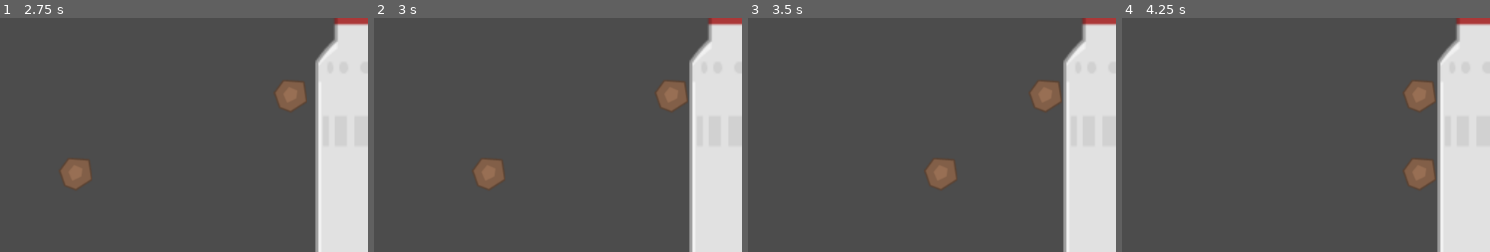
Above: before the commit, frames 1-4 (left to right).
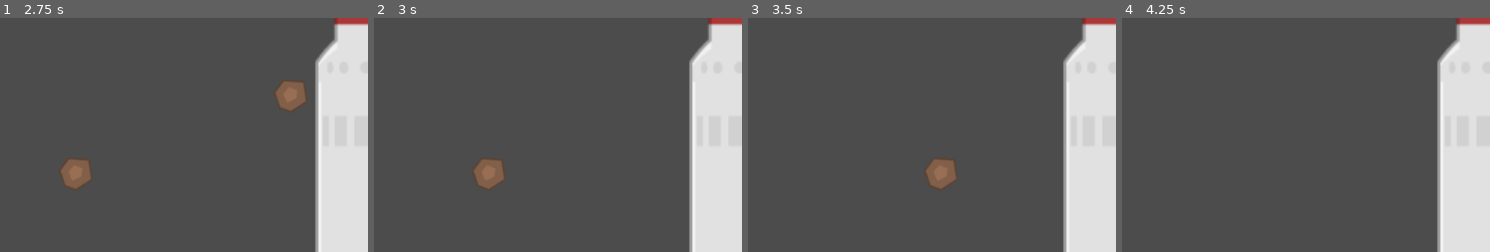
Above: after the commit, the same moments.

Repository: DrgnInventor/celestiarc
Game: Godot game, scene res://scenes/Main.tscn
The game is run twice, just before and just after one commit, with the same random seed, the same clock (stepped at 60 frames per second) and the same inputs.
Inputs:
- Up to frame 1 (2.75 s): no input
- Up to frame 2 (3 s): no input
- Up to frame 3 (3.5 s): no input
- Up to frame 4 (4.25 s): no input
The pictures show only the part of the screen within x 50-100%, y 0-50%; the shares and areas given below are measured in that part.

Frame 1 is identical in both runs. In frame 2, 0.8% of the frame differs, in the area x 76-86%, y 26-40%; in frame 3, 0.8%; in frame 4, 1.6%, in the area x 76-86%, y 26-74%.

Commit message:
Add and connect to meteorite hit signal
Also includes meteorite destruction, otherwise it would continuously
fire hit signal and spam the console.

Diff:
--- a/scripts/Meteor.gd
+++ b/scripts/Meteor.gd
@@ -1,9 +1,16 @@
 extends KinematicBody2D
 
+signal hit
 const direction_vector = Vector2(1, 0)
 export var velocity = 100
 
 
 func _physics_process(delta):
-	# warning-ignore:return_value_discarded
-	move_and_collide(velocity * direction_vector * delta)
+	var collision = move_and_collide(velocity * direction_vector * delta)
+	if collision and _is_space_station(collision.get_collider()):
+		emit_signal("hit")
+		queue_free()
+
+
+func _is_space_station(body: Object) -> bool:
+	return body.name == "SpaceStation"
--- a/scripts/main.gd
+++ b/scripts/main.gd
@@ -10,8 +10,13 @@
 	add_meteor(Vector2(100, 200), 200)
 
 
+func _on_meteor_collision():
+	print("A meteorite hit the space station")
+
+
 func add_meteor(pos: Vector2, v: int) -> KinematicBody2D:
 	var m = Meteor.instance()
+	m.connect("hit", self, "_on_meteor_collision")
 	m.velocity = v
 	m.global_position = pos
 	add_child(m)
